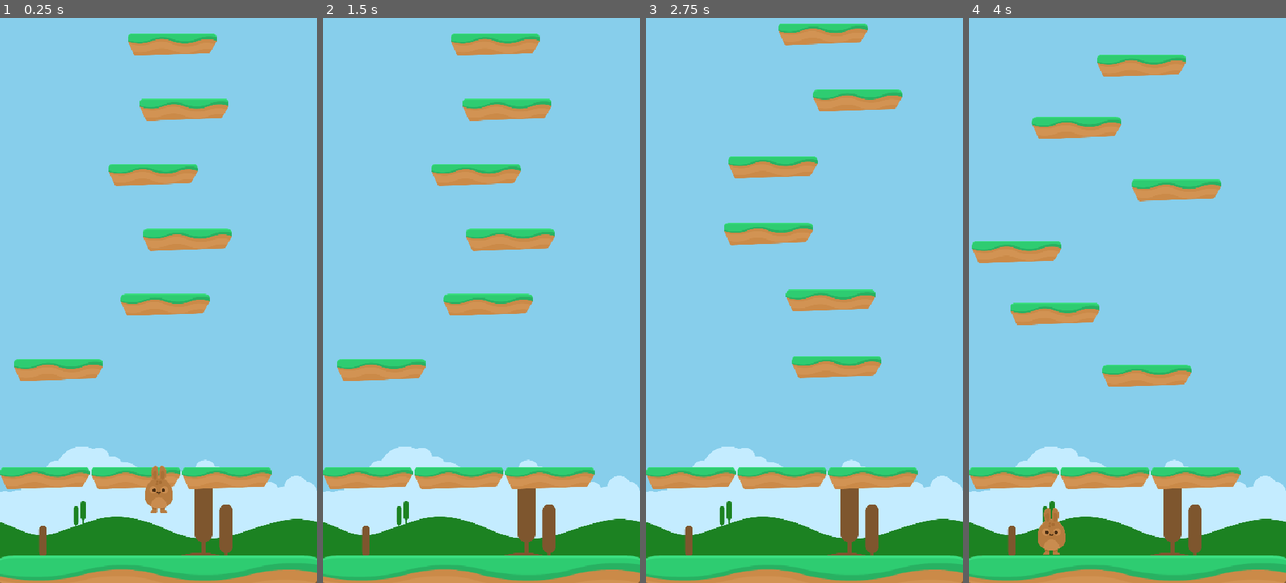
Above: before the commit, frames 1-4 (left to right).
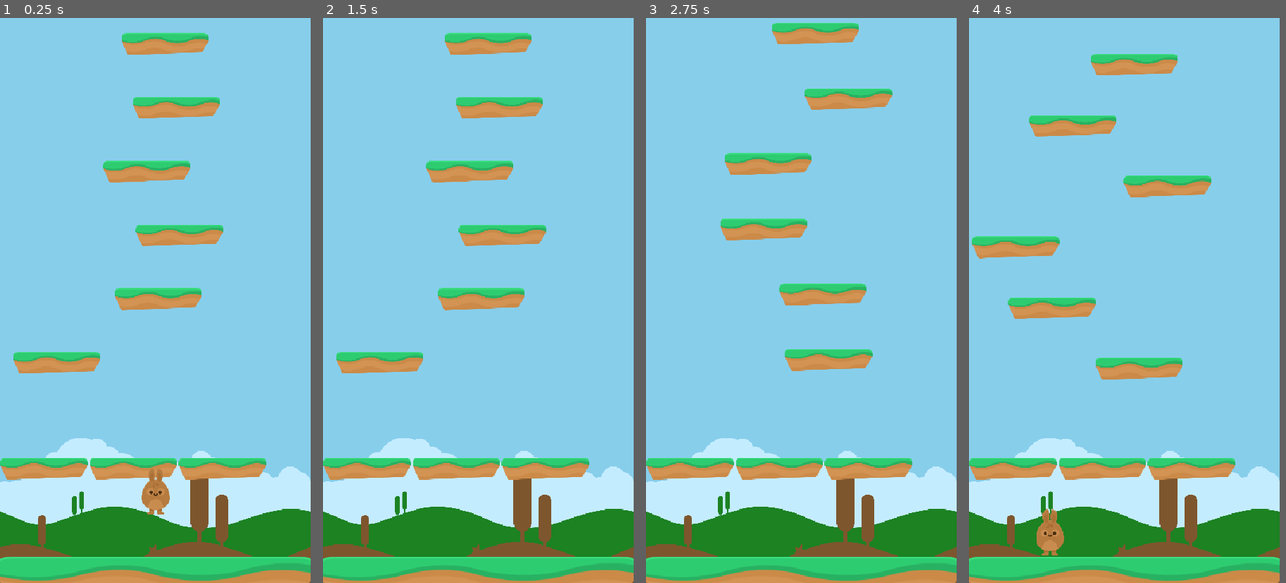
Above: after the commit, the same moments.

Repository: StefanLock/happy-hopper-quest
Game: Godot game, scene res://scenes/game.tscn
The game is run twice, just before and just after one commit, with the same random seed, the same clock (stepped at 60 frames per second) and the same inputs.
Inputs:
- Up to frame 1 (0.25 s): no input
- Up to frame 2 (1.5 s): hold Right (move_right) 0.53-1.28 s; tap Enter at 1.25 s; hold Left (move_left) from 1.28 s (still down)
- Up to frame 3 (2.75 s): tap R (reset) at 2 s; release Left (move_left) at 2.03 s; hold Right (move_right) from 2.03 s (still down)
- Up to frame 4 (4 s): tap R (reset) at 3.5 s; release Right (move_right) at 3.53 s; hold Left (move_left) from 3.53 s (still down)
In our replay, the window is 450x800 before the commit and 441x800 after it. These sizes can differ from the game's own. Grey fills any space a smaller window leaves; there, only what the larger window draws over its background counts as a difference.

The runs differ from the first frame. In frame 1, 13% of the frame differs, in the area x 0-100%, y 2-100%; in frame 2, 13%; in frame 3, 13%; in frame 4, 13%, in the area x 0-100%, y 6-100%.

Commit message:
it will work at some point

Diff:
--- a/project.godot
+++ b/project.godot
@@ -18,9 +18,9 @@
 [display]
 
 window/size/viewport_width=540
-window/size/viewport_height=960
+window/size/viewport_height=980
 window/stretch/mode="canvas_items"
-window/stretch/aspect="keep_width"
+window/stretch/aspect="expand"
 window/handheld/orientation=1
 
 [input]
@@ -50,6 +50,7 @@
 
 [input_devices]
 
+sensors/enable_accelerometer=true
 pointing/emulate_touch_from_mouse=true
 
 [layer_names]
Not shown, changed: export_presets.cfg
